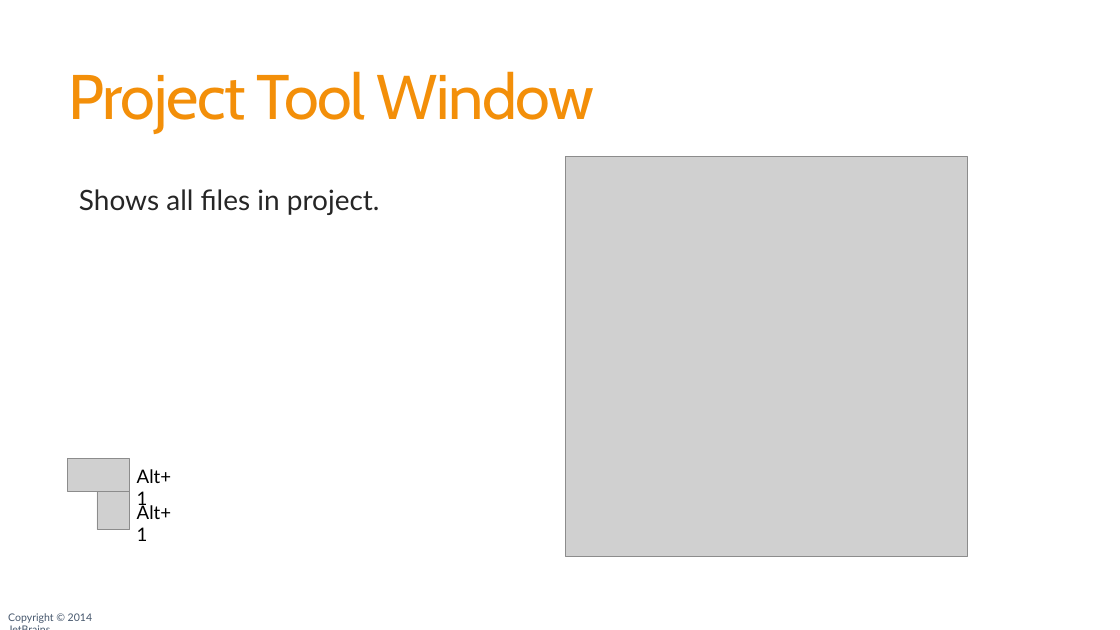
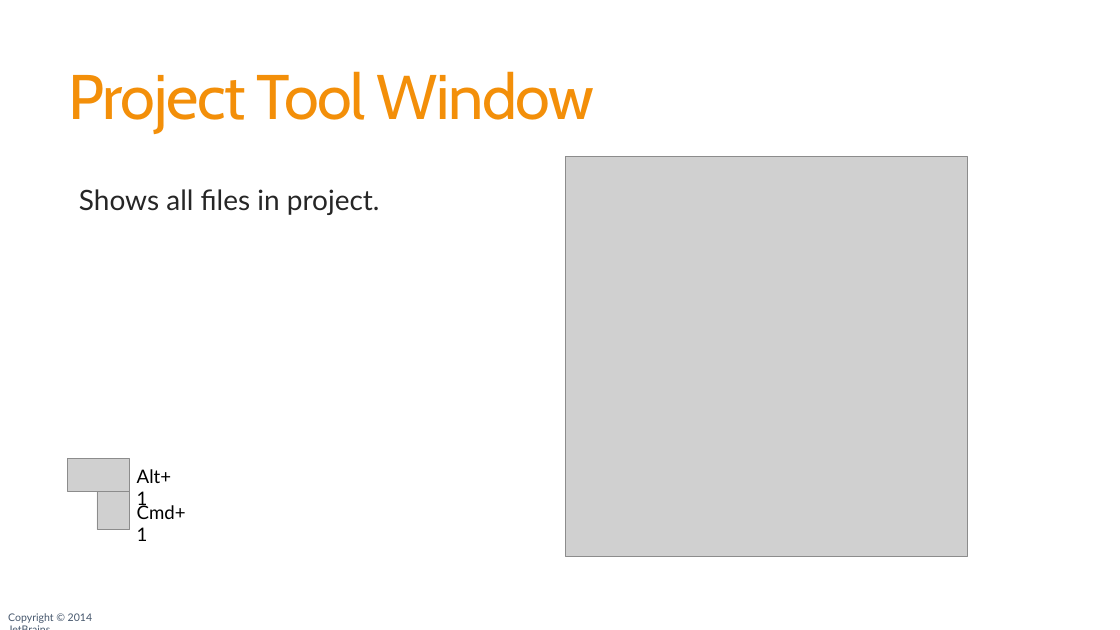
Before and after one commit to JetBrains/phpstorm-workshop, a slide deck: slide 14 of PhpStorm Workshop.pptx. Drawn at 1120x630 pixels with LibreOffice and Linux fonts; fonts in the diff are those of the drawing; grey boxes stand for pictures; background and template pictures are left out. Boxes give left, top, right and bottom in pixels: in the first picture for what was removed or moved away, otherwise in the second. Text is boxed around its words. In the diff, an @@ line names an element or a change of style, - is before the commit and + after.

```diff
--- a/PhpStorm Workshop.pptx
+++ b/PhpStorm Workshop.pptx
@@ text at [137, 503, 186, 541]: text changed @@
-Alt+1
+Cmd+1
```
Also in this commit, not shown: 2 other slides changed, 1 other file.
